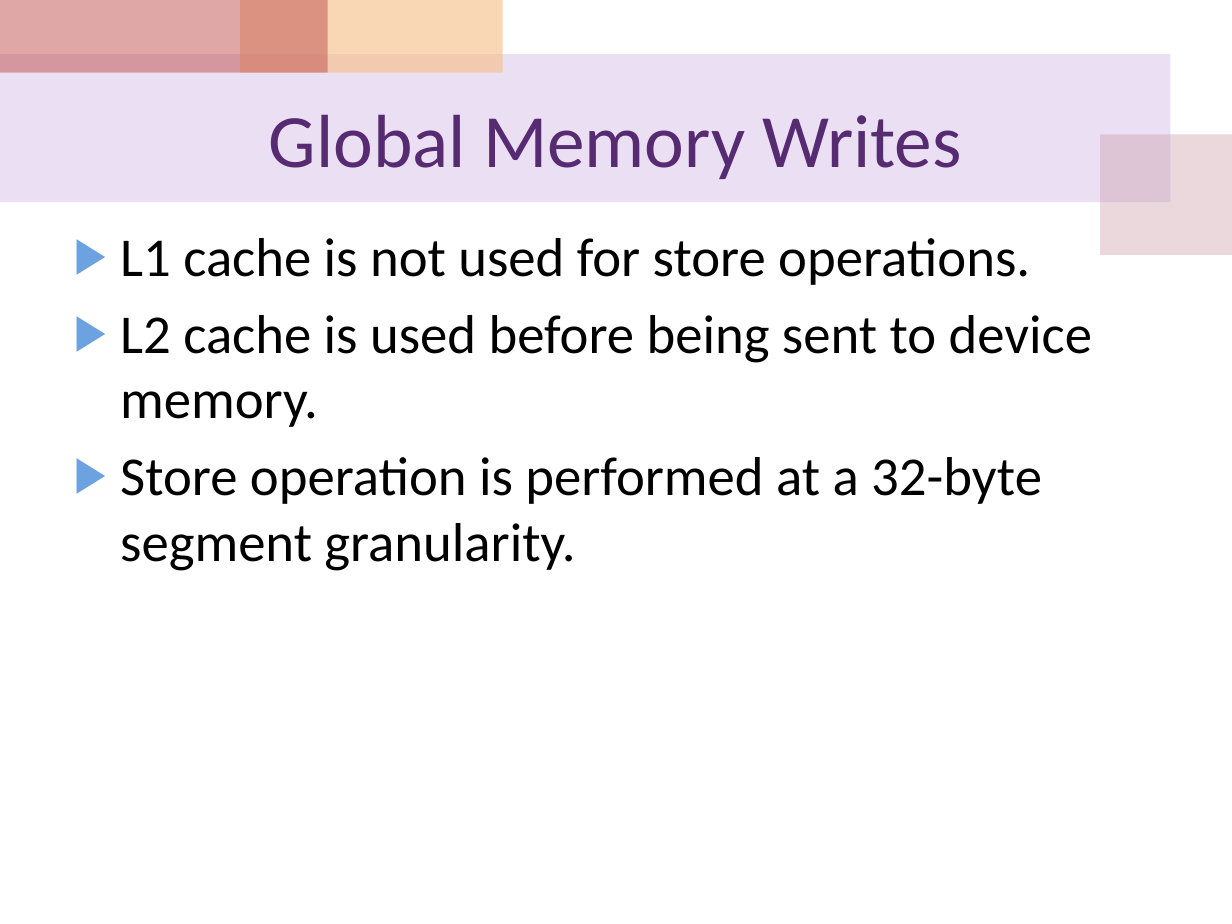
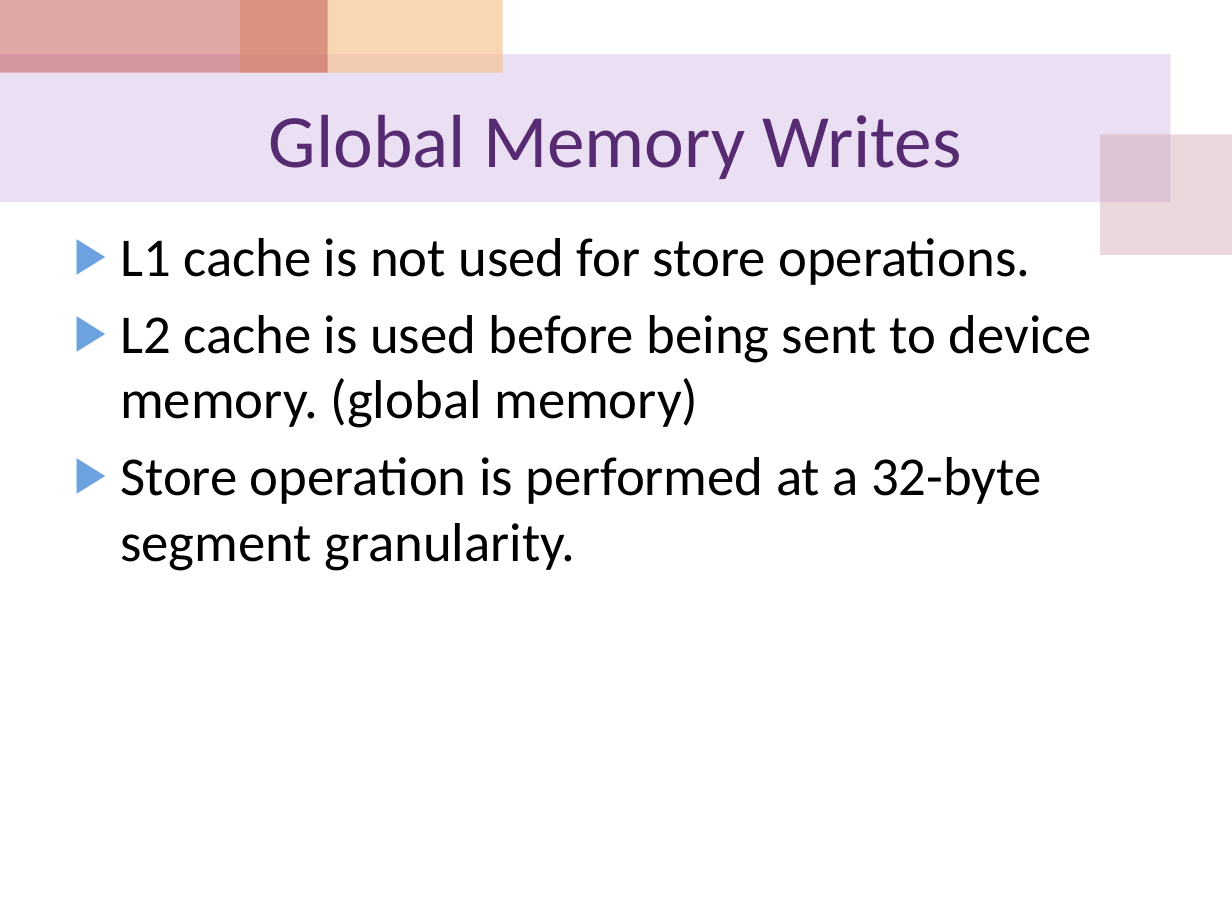
Before and after one commit to cocojk/major, a slide deck: slide 54 of gpu/EE817 Lecture 5 CUDA Memory Architecture.pptx. Drawn at 1232x924 pixels with LibreOffice and Linux fonts; fonts in the diff are those of the drawing. Boxes give left, top, right and bottom in pixels: in the first picture for what was removed or moved away, otherwise in the second. Text is boxed around its words. In the diff, an @@ line names an element or a change of style, - is before the commit and + after.

```diff
--- a/gpu/EE817 Lecture 5 CUDA Memory Architecture.pptx
+++ b/gpu/EE817 Lecture 5 CUDA Memory Architecture.pptx
@@ text at (120, 315, 1092, 428): text changed @@
-▶ L2 cache is used before being sent to device memory.
+▶ L2 cache is used before being sent to device memory. (global memory)
```
Also in this commit, not shown: 4 other slides changed, 1 other file.
